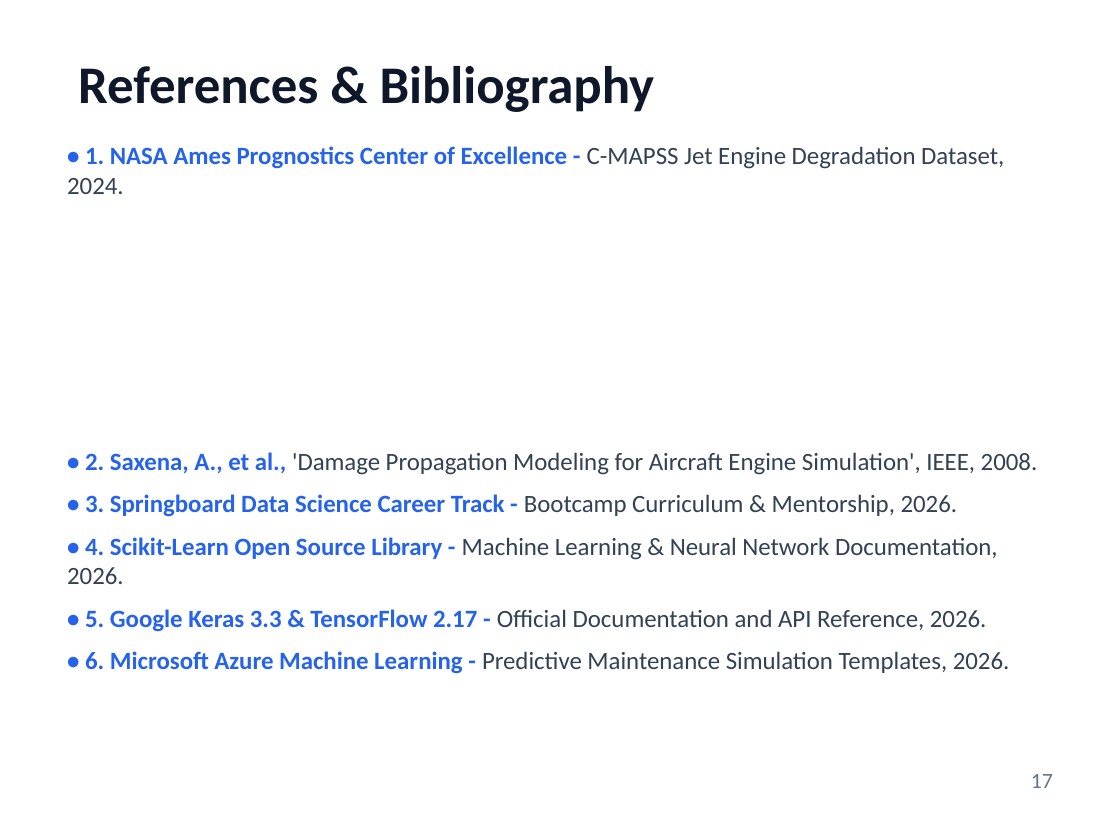
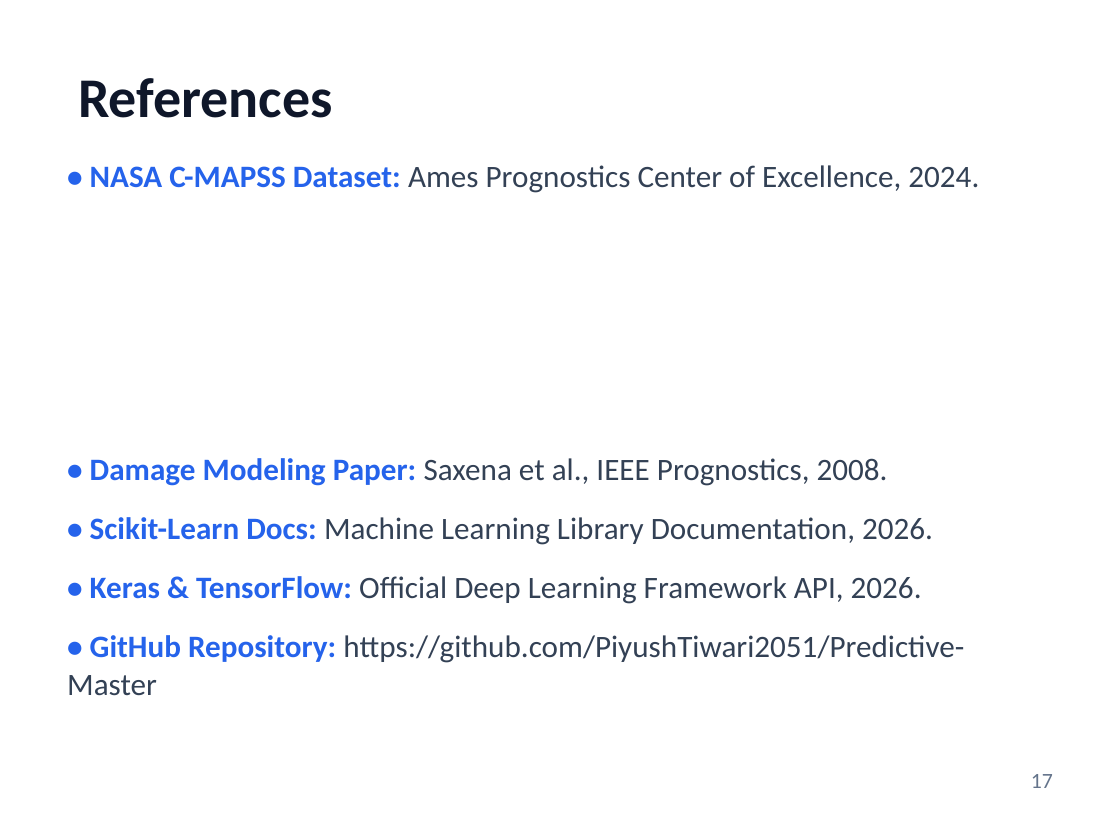
Before and after one commit to PiyushTiwari2051/Predictive-Master, a slide deck: slide 17 of Internship Presentation PPTs Template Final.pptx. Drawn at 1120x840 pixels with LibreOffice and Linux fonts; fonts in the diff are those of the drawing. Boxes give left, top, right and bottom in pixels: in the first picture for what was removed or moved away, otherwise in the second. Text is boxed around its words. In the diff, an @@ line names an element or a change of style, - is before the commit and + after.

```diff
--- a/Internship Presentation PPTs Template Final.pptx
+++ b/Internship Presentation PPTs Template Final.pptx
@@ text at (78, 78, 333, 118): text changed; size 34 to 36 pt @@
-References & Bibliography
+References
@@ text at (67, 165, 979, 696): text changed; size 16 to 20 pt @@
-• 1. NASA Ames Prognostics Center of Excellence - C-MAPSS Jet Engine Degradation Dataset, 2024.
-• 2. Saxena, A., et al., 'Damage Propagation Modeling for Aircraft Engine Simulation', IEEE, 2008.
-• 3. Springboard Data Science Career Track - Bootcamp Curriculum & Mentorship, 2026.
-• 4. Scikit-Learn Open Source Library - Machine Learning & Neural Network Documentation, 2026.
-• 5. Google Keras 3.3 & TensorFlow 2.17 - Official Documentation and API Reference, 2026.
-• 6. Microsoft Azure Machine Learning - Predictive Maintenance Simulation Templates, 2026.
+• NASA C-MAPSS Dataset: Ames Prognostics Center of Excellence, 2024.
+• Damage Modeling Paper: Saxena et al., IEEE Prognostics, 2008.
+• Scikit-Learn Docs: Machine Learning Library Documentation, 2026.
+• Keras & TensorFlow: Official Deep Learning Framework API, 2026.
+• GitHub Repository: https://github.com/PiyushTiwari2051/Predictive-Master
```
Also in this commit, not shown: 15 other slides changed, 1 other file.
